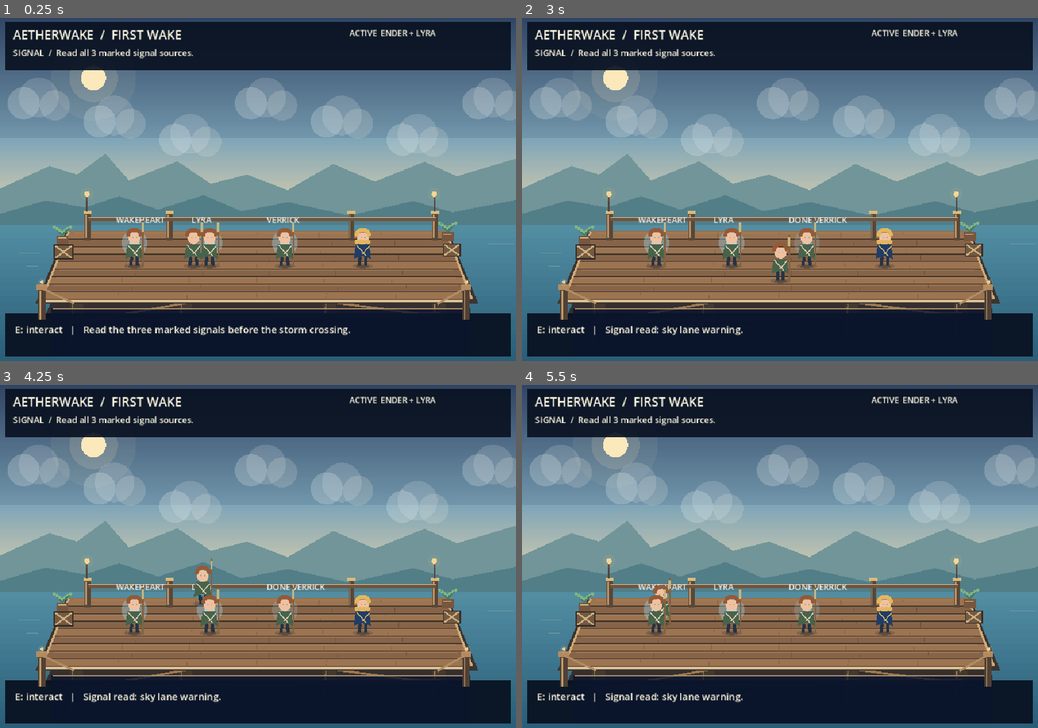
Above: before the commit, frames 1-4 (two rows, left to right).
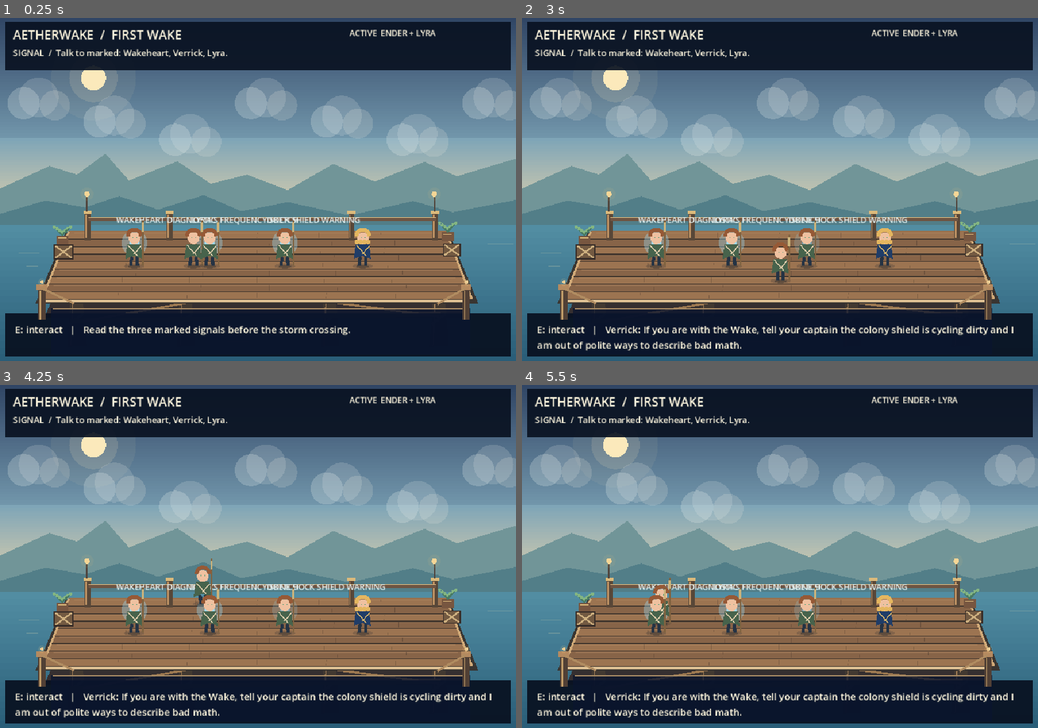
Above: after the commit, the same moments.

Repository: ndrorchestration/ToSailaStarrySky-jrpg
Game: Godot game, scene res://scenes/first_wake_chapter1_review.tscn
Two runs of this game, one before a commit and one after it. Both use one fixed random seed, a clock stepped at 60 frames per second and the inputs below. This scene is started directly instead of the project's main scene.
Inputs:
- Up to frame 1 (0.25 s): no input
- Up to frame 2 (3 s): tap Enter at 0.5, 2 s; hold Right (ui_right) 0.53-1.28 s; tap 1 (aetherwake_ch1_choice_a) at 0.6 s; tap Space at 1.25 s; hold Down (ui_down) 1.28-2.03 s; tap 2 (aetherwake_ch1_choice_b) at 1.35 s; hold Right (ui_right) 2.03-2.78 s; tap 3 (aetherwake_ch1_choice_c) at 2.1 s; hold Up (ui_up) from 2.78 s (still down); tap E (aetherwake_ch1_interact) at 2.85 s
- Up to frame 3 (4.25 s): release Up (ui_up) at 3.53 s; hold Left (ui_left) from 3.53 s (still down); tap R at 3.6 s
- Up to frame 4 (5.5 s): tap V at 4.35 s; release Left (ui_left) at 5.03 s; hold Down (ui_down) from 5.03 s (still down); tap C at 5.1 s

The runs differ from the first frame. In frame 1, 0.8% of the frame differs, in the area x 10-70%, y 9-61%; in frame 2, 2.4%, in the area x 3-96%, y 9-97%; in frame 3, 2.4%; in frame 4, 2.4%.

Commit message:
feat(godot): bind Chapter I review scene to authored content

Diff:
--- a/godot/scripts/first_wake_chapter1_review.gd
+++ b/godot/scripts/first_wake_chapter1_review.gd
@@ -6,6 +6,7 @@
 const Actor = preload("res://scripts/pilot_actor.gd")
 const DockDepthReview = preload("res://scripts/dock_depth_review.gd")
 const ChapterState = preload("res://scripts/first_wake_chapter1_state.gd")
+const Content = preload("res://scripts/first_wake_chapter1_content.gd")
 const InputPolicy = preload("res://scripts/first_wake_chapter1_input_policy.gd")
 
 const DECK_BOUNDS := Rect2(Vector2(110, 404), Vector2(740, 118))
@@ -28,25 +29,6 @@
     "engine_spirit": Vector2(250, 465),
     "child_prophet": Vector2(390, 465),
     "corporate_salvager": Vector2(530, 465),
-}
-
-const CONTACT_NAMES := {
-    "elder_farmer": "Ionia",
-    "engine_spirit": "Wakeheart",
-    "child_prophet": "Lyra",
-    "corporate_salvager": "Verrick",
-}
-
-const SIGNAL_NAMES := {
-    "harmonic_buoy": "WAKEHEART",
-    "below_frequency": "LYRA",
-    "sky_lane_warning": "VERRICK",
-}
-
-const HAZARD_NAMES := {
-    "sky_predator": "CARGO SWEEP",
-    "wind_shear": "WIND SHEAR",
-    "corporate_intercept": "DOCK HOLD",
 }
 
 var chapter = ChapterState.new()
@@ -58,6 +40,10 @@
 var party_label: Label
 var last_message: String = "Read the three marked signals before the storm crossing."
 var deterministic_review_variant: String = "10+"
+var review_hull_integrity: int = 100
+var review_morale: int = 50
+var review_engine_integration: int = 0
+var resolved_epilogue: Dictionary = {}
 
 func _ready() -> void:
     InputPolicy.ensure_defaults()
@@ -82,8 +68,8 @@
 
     for contact_id in ChapterState.CONTACT_IDS:
         var actor := Actor.new()
-        actor.name = CONTACT_NAMES[contact_id] + "MigrationPlaceholder"
-        actor.character_name = CONTACT_NAMES[contact_id]
+        actor.name = Content.contact_name(contact_id) + "MigrationPlaceholder"
+        actor.character_name = Content.contact_name(contact_id)
         actor.player_controlled = false
         actor.walking_bounds = DECK_BOUNDS
         actor.position = CONTACT_POINTS[contact_id]
@@ -136,19 +122,19 @@
     var stage_key := chapter.stage_key()
     if stage_key == "signal":
         for signal_id in ChapterState.SIGNAL_IDS:
-            _draw_target(SIGNAL_POINTS[signal_id], SIGNAL_NAMES[signal_id], Color("#9dd9ee"), signal_id in chapter.completed_signals)
+            _draw_target(SIGNAL_POINTS[signal_id], Content.signal_label(signal_id).to_upper(), Color("#9dd9ee"), signal_id in chapter.completed_signals)
     elif stage_key == "crossing":
         for hazard_id in ChapterState.HAZARD_IDS:
-            _draw_target(HAZARD_POINTS[hazard_id], HAZARD_NAMES[hazard_id], Color("#f0a072"), hazard_id in chapter.completed_hazards)
+            _draw_target(HAZARD_POINTS[hazard_id], Content.hazard_label(hazard_id).to_upper(), Color("#f0a072"), hazard_id in chapter.completed_hazards)
     elif stage_key == "contact":
         _draw_target(CONTACT_POINTS["elder_farmer"], "IONIA", Color("#8cdbc8"), "elder_farmer" in chapter.contacts_met)
     elif stage_key == "choice":
         draw_rect(Rect2(126, 120, 708, 226), Color(0.035, 0.07, 0.13, 0.94))
         draw_rect(Rect2(130, 124, 700, 218), Color("#355168"), false, 2.0)
         draw_string(ThemeDB.fallback_font, Vector2(154, 162), "THE STORM ASKS FOR A DECISION", HORIZONTAL_ALIGNMENT_LEFT, -1, 23, Color("#fff1ce"))
-        draw_string(ThemeDB.fallback_font, Vector2(154, 205), "1  Leave early / Beat the storm", HORIZONTAL_ALIGNMENT_LEFT, -1, 20, Color("#d7eaf0"))
-        draw_string(ThemeDB.fallback_font, Vector2(154, 245), "2  Hold dock / Stabilize the colony shield", HORIZONTAL_ALIGNMENT_LEFT, -1, 20, Color("#d7eaf0"))
-        draw_string(ThemeDB.fallback_font, Vector2(154, 285), "3  Project shield / Cover the berths", HORIZONTAL_ALIGNMENT_LEFT, -1, 20, Color("#d7eaf0"))
+        draw_string(ThemeDB.fallback_font, Vector2(154, 205), "1  " + Content.choice_label("path_a"), HORIZONTAL_ALIGNMENT_LEFT, -1, 20, Color("#d7eaf0"))
+        draw_string(ThemeDB.fallback_font, Vector2(154, 245), "2  " + Content.choice_label("path_b"), HORIZONTAL_ALIGNMENT_LEFT, -1, 20, Color("#d7eaf0"))
+        draw_string(ThemeDB.fallback_font, Vector2(154, 285), "3  " + Content.choice_label("path_c"), HORIZONTAL_ALIGNMENT_LEFT, -1, 20, Color("#d7eaf0"))
     elif stage_key == "wake":
         draw_circle(CONTACT_POINTS["elder_farmer"] + Vector2(0, -52), 34.0, Color(0.55, 0.92, 0.82, 0.13))
         draw_circle(CONTACT_POINTS["elder_farmer"] + Vector2(0, -52), 14.0, Color("#8cdbc8"))
@@ -157,7 +143,8 @@
         draw_rect(Rect2(180, 160, 600, 210), Color(0.035, 0.07, 0.13, 0.95))
         draw_rect(Rect2(184, 164, 592, 202), Color("#8cdbc8"), false, 2.0)
         draw_string(ThemeDB.fallback_font, Vector2(292, 222), "CHAPTER I COMPLETE", HORIZONTAL_ALIGNMENT_LEFT, -1, 28, Color("#fff1ce"))
-        draw_string(ThemeDB.fallback_font, Vector2(258, 278), "Native migration review boundary reached.", HORIZONTAL_ALIGNMENT_LEFT, -1, 20, Color("#d7eaf0"))
+        var epilogue_name := str(resolved_epilogue.get("name", "Migration boundary"))
+        draw_string(ThemeDB.fallback_font, Vector2(258, 278), epilogue_name, HORIZONTAL_ALIGNMENT_LEFT, -1, 20, Color("#d7eaf0"))
 
 func _draw_target(point: Vector2, label_text: String, target_color: Color, completed: bool) -> void:
     var color := Color(target_color, 0.20 if completed else 0.38)
@@ -198,14 +185,14 @@
     chapter.meet_contact(contact_id)
     if not chapter.complete_signal(signal_id):
         return false
-    last_message = "Signal read: " + signal_id.replace("_", " ") + "."
+    last_message = Content.contact_name(contact_id) + ": " + Content.signal_line(signal_id)
     _after_progress()
     return true
 
 func complete_hazard_review(hazard_id: String) -> bool:
     if not chapter.complete_hazard(hazard_id):
         return false
-    last_message = "Crossing cleared: " + hazard_id.replace("_", " ") + "."
+    last_message = "Crossing cleared: " + Content.hazard_label(hazard_id) + "."
     _after_progress()
     return true
 
@@ -214,14 +201,15 @@
         return false
     if not chapter.meet_contact("elder_farmer"):
         return false
-    last_message = "Ionia: All four voices are in. Decide how the Wake answers."
+    last_message = "Ionia: " + Content.contact_line("elder_farmer")
     _after_progress()
     return true
 
 func choose_path_review(path_id: String) -> bool:
     if not chapter.choose_path(path_id, deterministic_review_variant):
         return false
-    last_message = "Choice recorded: " + path_id + ". Return to Ionia for the migration-review Wake resolution."
+    var outcome := Content.choice_outcome(path_id, deterministic_review_variant)
+    last_message = Content.choice_label(path_id) + " — " + outcome
     ender.player_controlled = true
     _after_progress()
     return true
@@ -229,9 +217,18 @@
 func resolve_wake_review() -> bool:
     if chapter.stage_key() != "wake":
         return false
-    if not chapter.complete_wake("migration_review_" + chapter.choice_path):
-        return false
-    last_message = "Chapter I migration boundary complete. Canon epilogue resolution is intentionally not inferred here."
+    resolved_epilogue = Content.resolve_legacy_epilogue(
+        chapter.choice_path,
+        review_hull_integrity,
+        review_morale,
+        review_engine_integration
+    )
+    if resolved_epilogue.is_empty():
+        return false
+    var epilogue_id := str(resolved_epilogue.get("id", ""))
+    if not chapter.complete_wake(epilogue_id):
+        return false
+    last_message = str(resolved_epilogue.get("name", epilogue_id)) + " — " + str(resolved_epilogue.get("text", ""))
     ender.player_controlled = false
     _after_progress()
     return true
@@ -304,17 +301,4 @@
         hint.text = InputPolicy.primary_label(InputPolicy.INTERACT) + ": interact   |   " + last_message
 
 func _objective_text() -> String:
-    match chapter.stage_key():
-        "signal":
-            return "Read all 3 marked signal sources."
-        "crossing":
-            return "Resolve all 3 marked crossing hazards."
-        "contact":
-            return "Talk to Ionia; the other three contacts already carry forward."
-        "choice":
-            return "Choose how the Wake answers the storm."
-        "wake":
-            return "Return to Ionia to resolve the native migration boundary."
-        "done":
-            return "Explicit Chapter I completion reached."
-    return ""
+    return Content.objective_text(chapter.stage_key())
